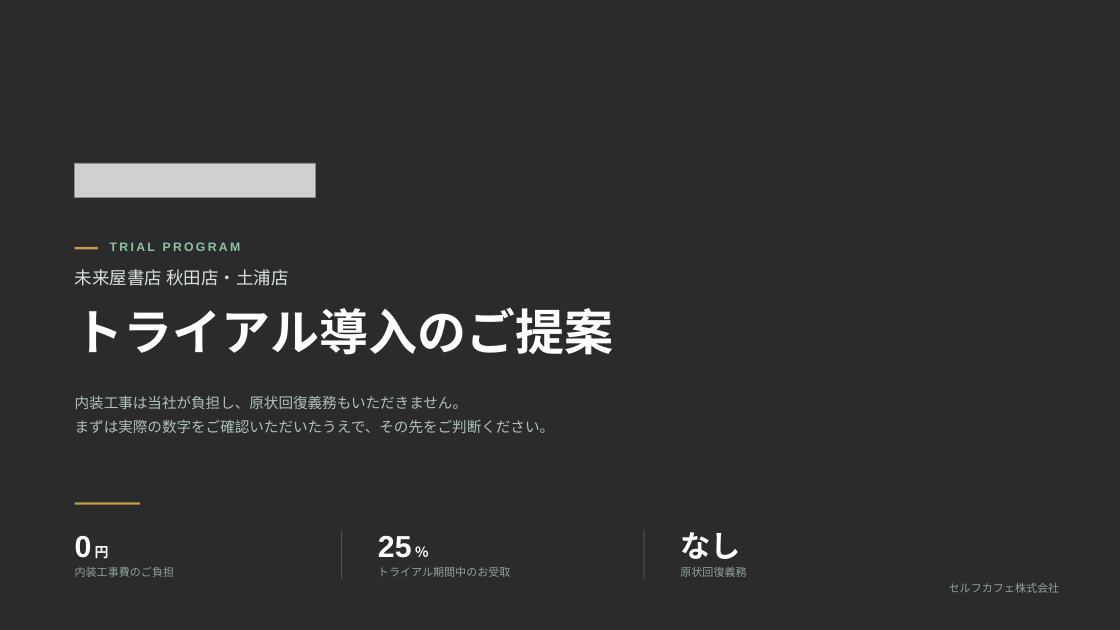
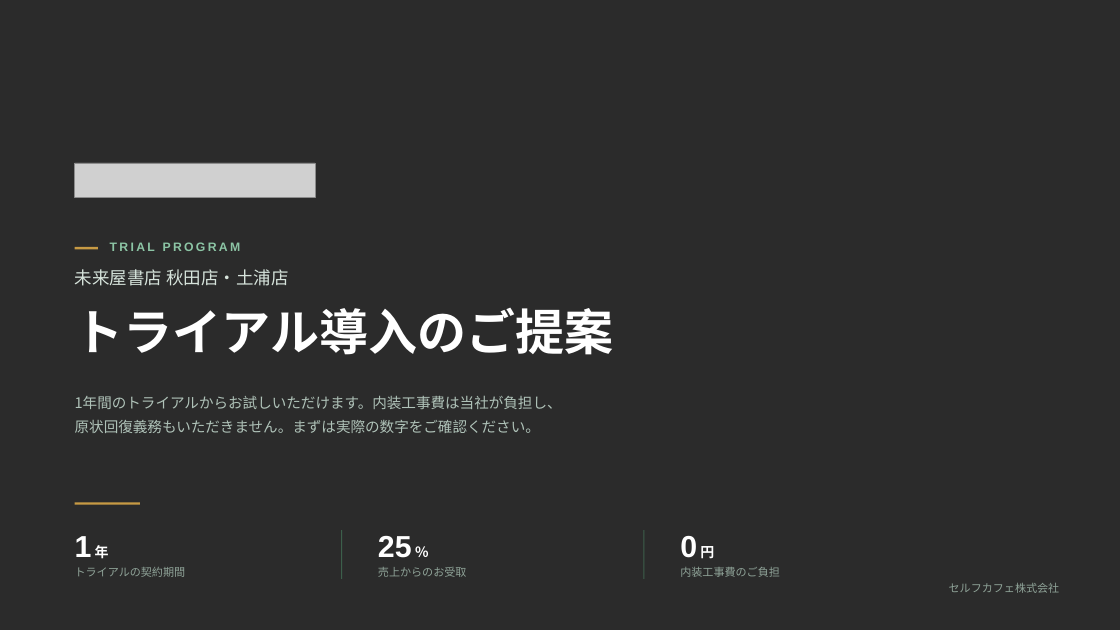
Before and after one commit to a5408071-cmd/suzuki-ceo, a slide deck: slide 1 of selfcafe-miraiya-trial-deck/selfcafe-miraiya-trial-deck.pptx. Drawn at 1120x630 pixels with LibreOffice and Linux fonts; fonts in the diff are those of the drawing; grey boxes stand for pictures; background and template pictures are left out; a plain dark background stands for a picture behind light text. Boxes give left, top, right and bottom in pixels: in the first picture for what was removed or moved away, otherwise in the second. Text is boxed around its words. In the diff, an @@ line names an element or a change of style, - is before the commit and + after.

```diff
--- a/selfcafe-miraiya-trial-deck/selfcafe-miraiya-trial-deck.pptx
+++ b/selfcafe-miraiya-trial-deck/selfcafe-miraiya-trial-deck.pptx
@@ text at bbox=[75, 396, 562, 433]: text changed @@
-内装工事は当社が負担し、原状回復義務もいただきません。
-まずは実際の数字をご確認いただいたうえで、その先をご判断ください。
+1年間のトライアルからお試しいただけます。内装工事費は当社が負担し、
+原状回復義務もいただきません。まずは実際の数字をご確認ください。
@@ text at bbox=[75, 536, 109, 559]: text changed @@
-0 円
+1 年
@@ text at bbox=[680, 536, 714, 559]: text changed; font Noto Sans CJK JP to Arial @@
-なし
+0 円
@@ text at bbox=[75, 567, 185, 577]: text changed @@
-内装工事費のご負担
+トライアルの契約期間
@@ text at bbox=[378, 567, 466, 577]: text changed @@
-トライアル期間中のお受取
+売上からのお受取
@@ text at bbox=[680, 567, 780, 577]: text changed @@
-原状回復義務
+内装工事費のご負担
```
Also in this commit, not shown: 5 other slides changed, 2 slides added, 1 slide removed, 3 other files.
